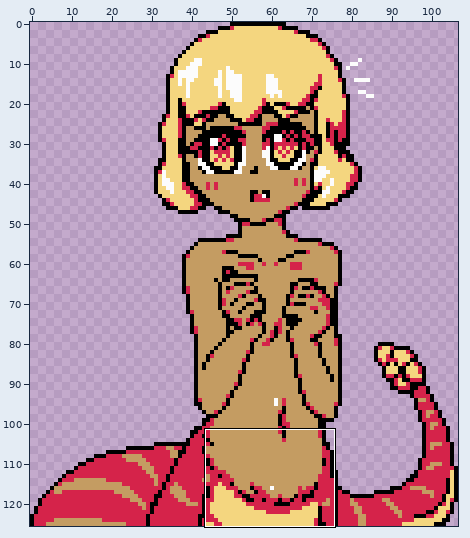
Two versions of one sprite sheet, play/img/port/merchant.png. The picture above shows the old version from afar; the outline marks the close-up.
Close-up. First the earlier version:
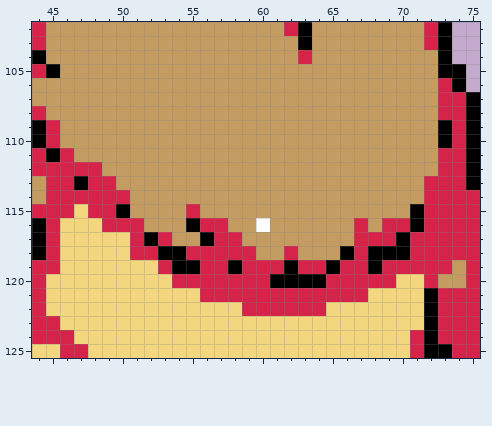
The file is 107x126 pixels. Shown: x 44..75, y 102..125.
Now the later version:
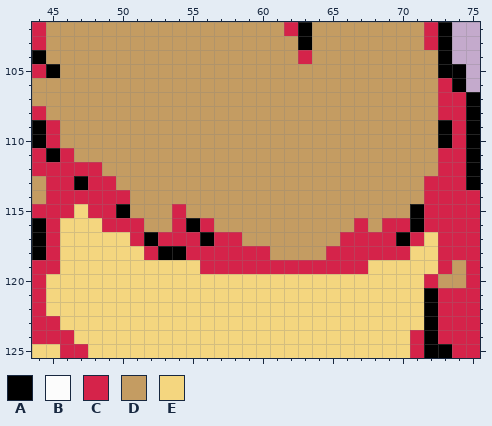
Palette (. is transparent): A #000000  B #fcfcfc  C #d5234a  D #c49c62  E #f4d67f
The exact change:
Colour C replaces colour A in row 118 at x 66 and 68 to 70; in row 119 at x 58, 62 and 65.
Colour C replaces colour D in rows 115 to 116 at x 54; in row 117 at x 54 to 55 and 66; in row 118 at x 60 and 65.
Colour D replaces colour B in row 116 at x 60.
Colour D replaces colour C in row 115 at x 55; in row 116 at x 57; in row 118 at x 62.
Colour E replaces colour A in row 119 at x 54 to 55 and 68; in row 120 at x 61 to 64.
Colour E replaces colour C in row 117 at x 72; in row 118 at x 51 and 71 to 72; in row 119 at x 53 and 69 to 72; in row 120 at x 54 to 60 and 65 to 69; in row 121 at x 56 to 67; in row 122 at x 59 to 64.
Boxes around the changes in both close-ups, in picture pixels (x1, y1, x2, y2):
changed: (130, 204, 438, 316)
